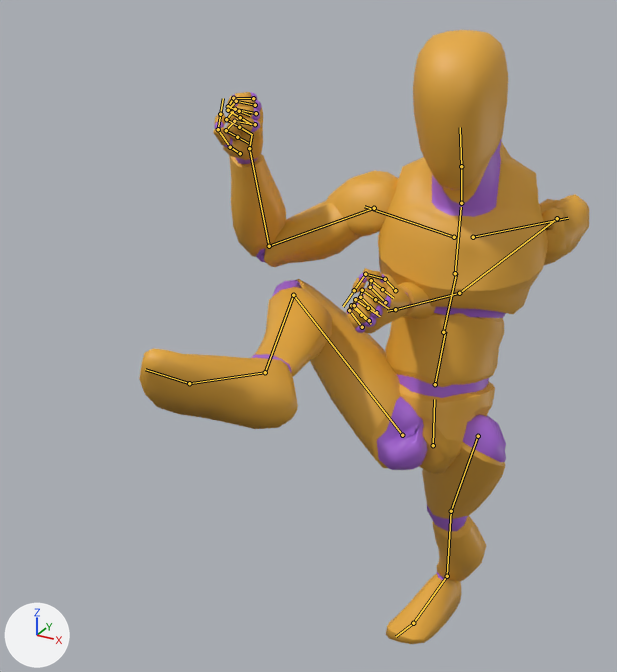
Renders of the glTF model public/models/quaternius/blender-kicks-core.glb from each side of a commit.
Rendered twice from a 50 mm camera at (0.827, -2.142, 1.798) aimed at (-0.015, -0.61, 1.032). Lighting does not change. The marker at lower left points along +X, +Y and +Z. The picture after the commit comes second. Both versions are drawn at frame 12 of the action 'BF_FrontKick_R'; the numbers are the values there. The bones that change, and the others that lie on the model, are drawn over the model as lines.

The first picture shows 'Mannequin'.
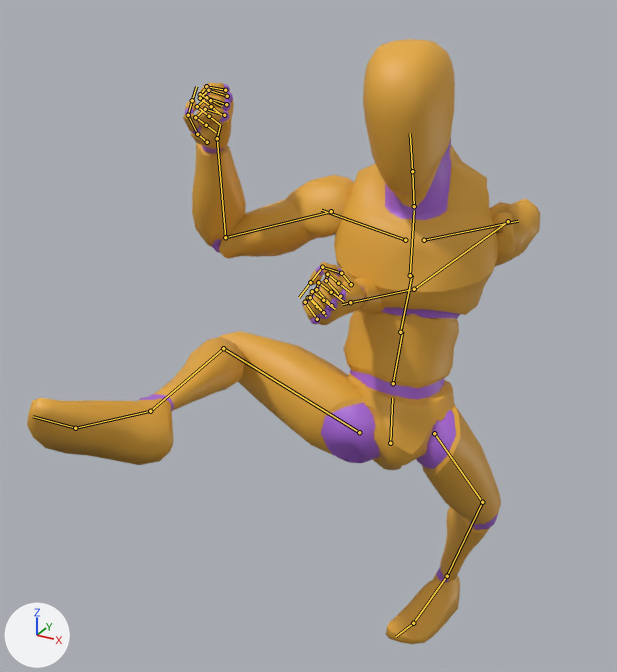
The change in detail:
Bone 'pelvis' (bone_pelvis) moves from (0.266, 0.025, 0.598) to (0.165, 0.007, 0.608).
Bone 'upperarm_l' (bone_upperarm_l) turns from (1, 32, -130) to (-2, 31, -134) degrees about its own x, y and z.
Bone 'lowerarm_l' (bone_lowerarm_l) turns from (84, 5, 2) to (87, 5, 2) degrees about its own x, y and z.
Bone 'upperarm_r' (bone_upperarm_r) turns from (-4, 29, 24) to (-5, 31, 17) degrees about its own x, y and z.
Bone 'thigh_l' (bone_thigh_l) turns from (113, 7, 137) to (65, 36, -8) degrees about its own x, y and z.
Bone 'calf_l' (bone_calf_l) turns from (3, -14, 2) to (-10, 0, 31) degrees about its own x, y and z.
Bone 'foot_l' (bone_foot_l) turns from (0, -10, -77) to (-6, 39, 34) degrees about its own x, y and z.
Bone 'thigh_r' (bone_thigh_r) turns from (-15, 119, 132) to (30, 35, 146) degrees about its own x, y and z.
Bone 'calf_r' (bone_calf_r) turns from (119, 6, 35) to (12, 127, -98) degrees about its own x, y and z.
Bone 'foot_r' (bone_foot_r) turns from (26, -22, -19) to (52, -36, -56) degrees about its own x, y and z.

Where the change shows, as pixel boxes [x1, y1, x2, y2] in the pictures (617 x 672 px):
'Mannequin', posed (14% wider): before [139, 30, 589, 644]; after [27, 39, 540, 644]
bone 'pelvis', root to tip: before (433, 445) to (434, 399); after (390, 443) to (392, 398)
bone 'upperarm_l', root to tip: before (557, 218) to (459, 293); after (508, 221) to (414, 289)
bone 'lowerarm_l', root to tip: before (459, 293) to (395, 309); after (414, 289) to (350, 302)
bone 'upperarm_r', root to tip: before (374, 208) to (269, 246); after (331, 211) to (225, 237)
bone 'thigh_l', root to tip: before (478, 436) to (451, 511); after (434, 433) to (482, 502)
bone 'calf_l', root to tip: before (451, 511) to (447, 576); after (482, 502) to (447, 576)
bone 'thigh_r', root to tip: before (402, 435) to (293, 295); after (359, 432) to (223, 348)
bone 'calf_r', root to tip: before (293, 295) to (265, 372); after (223, 348) to (150, 411)
bone 'foot_r', root to tip: before (265, 372) to (189, 383); after (150, 411) to (75, 428)
